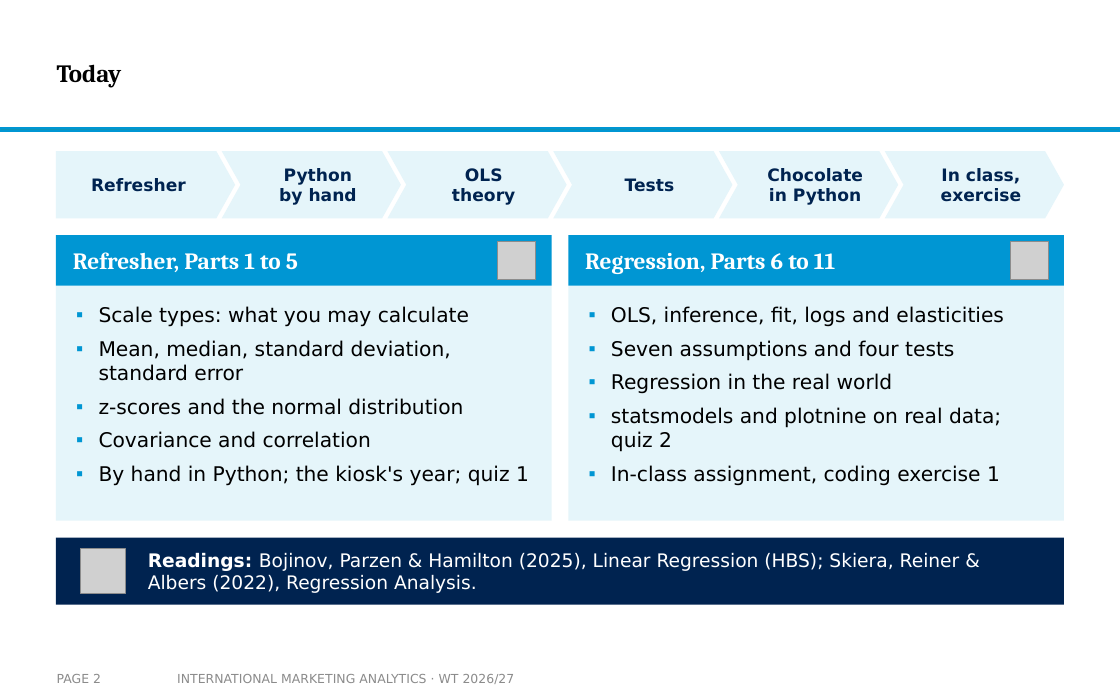
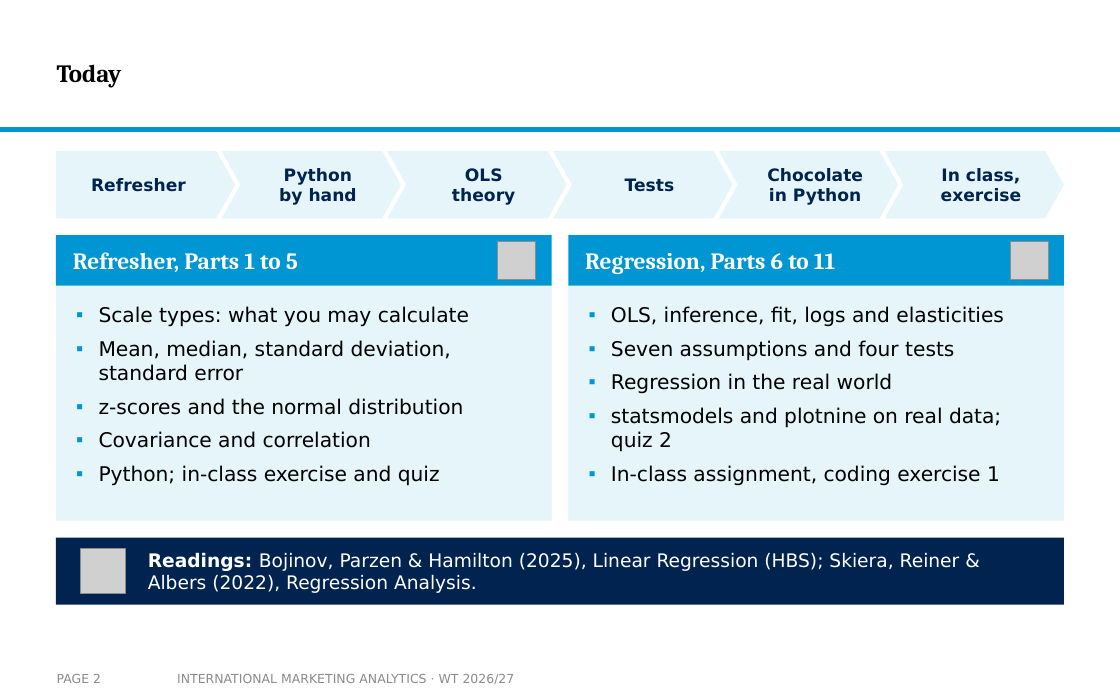
Before and after one commit to arnefloh-wu/international-marketing-analytics-teaching, a slide deck: slide 2 of slides/01b_statistics-and-regression_WT26-27.pptx. Drawn at 1120x700 pixels with LibreOffice and Linux fonts; fonts in the diff are those of the drawing; grey boxes stand for pictures; background and template pictures are left out. Boxes give left, top, right and bottom in pixels: in the first picture for what was removed or moved away, otherwise in the second. Text is boxed around its words. In the diff, an @@ line names an element or a change of style, - is before the commit and + after.

```diff
--- a/slides/01b_statistics-and-regression_WT26-27.pptx
+++ b/slides/01b_statistics-and-regression_WT26-27.pptx
@@ text at box(99, 465, 440, 486): text changed @@
-▪ By hand in Python; the kiosk's year; quiz 1
+▪ Python; in-class exercise and quiz
```
Also in this commit, not shown: 4 other slides changed, 1 slide added, 3 other files.
